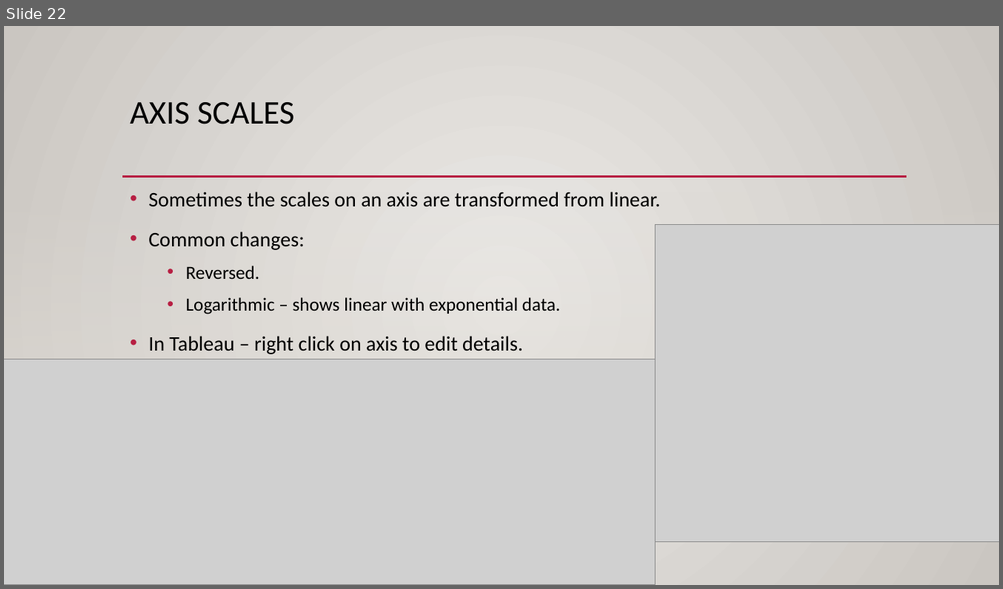
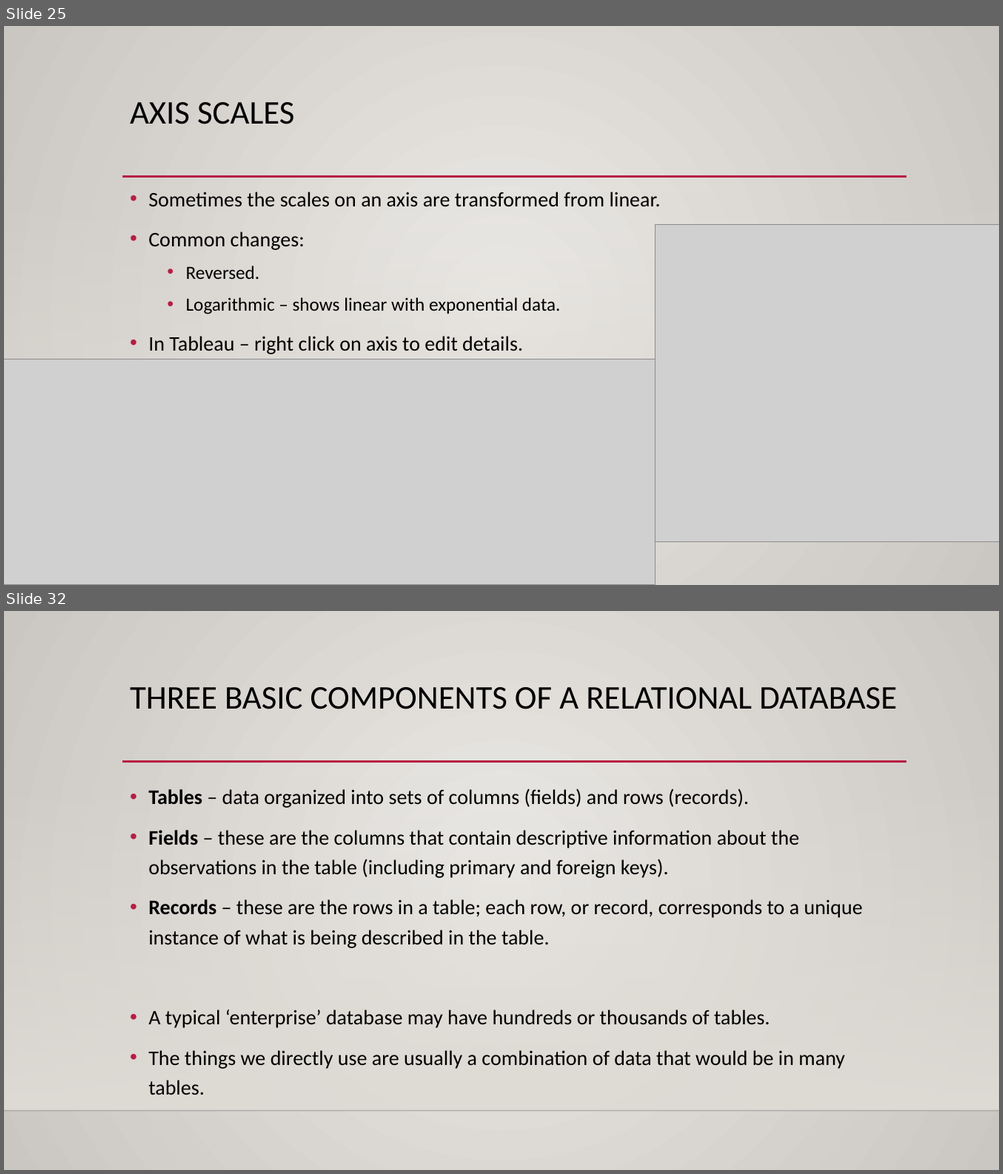
Before and after one commit to AkeemSemper/ml_datasets, a slide deck: slides/chapter_3.pptx. Shown one above the other, each under a label of ours: slide 22 before the commit, slides 25 and 32 after it; the slides between them are not shown. The pictures are 1003x589 and 1003x1174 pixels, drawn with LibreOffice and Linux fonts; fonts in the diff are those of the drawing; grey boxes stand for pictures; background and template pictures are left out. Boxes give left, top, right and bottom in pixels: in the first picture for what was removed or moved away, otherwise in the second. Text is boxed around its words. In the diff, an @@ line names an element or a change of style, - is before the commit and + after.

```diff
--- a/slides/chapter_3.pptx
+++ b/slides/chapter_3.pptx
@@ slide 32 added at (x1=4, y1=611, x2=999, y2=1170), background gradient #ECEAE7 to #CAC7C1; not listed: 3 template elements that a slide beside it also shows @@
@@ title added at (x1=130, y1=687, x2=896, y2=709), 32 pt, text #000000 @@
+THREE BASIC COMPONENTS OF A RELATIONAL DATABASE
@@ text added at (x1=148, y1=789, x2=862, y2=1095), 20 pt, text #000000 @@
+• Tables – data organized into sets of columns (fields) and rows (records).
+• Fields – these are the columns that contain descriptive information about the observations in the table (including primary and foreign keys).
+• Records – these are the rows in a table; each row, or record, corresponds to a unique instance of what is being described in the table.
+• A typical ‘enterprise’ database may have hundreds or thousands of tables.
+• The things we directly use are usually a combination of data that would be in many tables.
@@ what was slide 22 is now slide 25 @@
```
Also in this commit, not shown: 10 slides changed, 24 other slides added, 1 slide removed, 1 other file.
